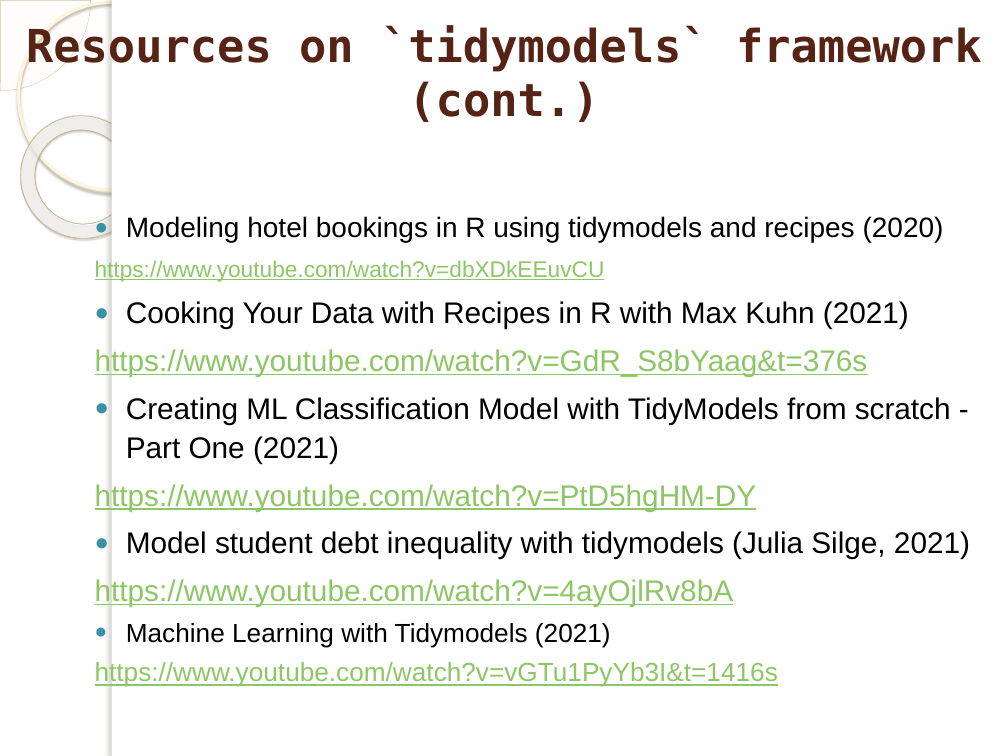
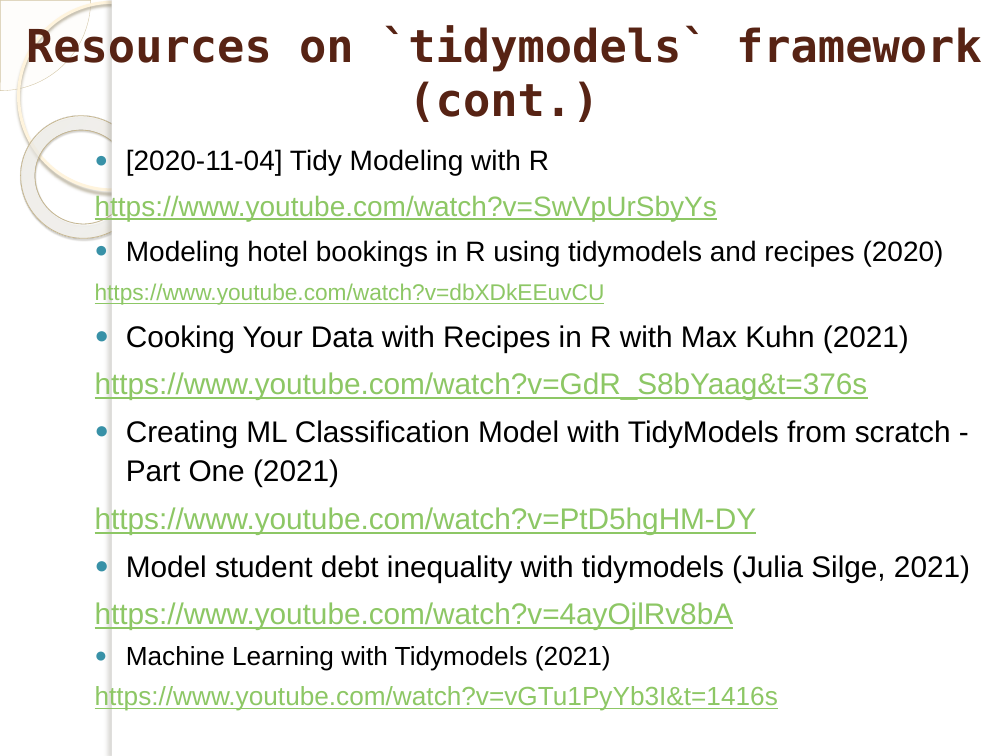
Before and after one commit to marinfotache/Data-Processing-Analysis-Science-with-R, a slide deck: slide 18 of 13 Introduction to Machine Learning and tidymodels ecosystem/13_Introduction to Machine Learning.pptx (slide 19 before the commit). Drawn at 1008x756 pixels with LibreOffice and Linux fonts; fonts in the diff are those of the drawing; background and template pictures are left out. Boxes give left, top, right and bottom in pixels: in the first picture for what was removed or moved away, otherwise in the second. Text is boxed around its words. In the diff, an @@ line names an element or a change of style, - is before the commit and + after.

```diff
--- a/13 Introduction to Machine Learning and tidymodels ecosystem/13_Introduction to Machine Learning.pptx
+++ b/13 Introduction to Machine Learning and tidymodels ecosystem/13_Introduction to Machine Learning.pptx
@@ text "[2020-11-04] Tidy Modeling with R": place and size @@
-text "[2020-11-04] Tidy Modeling with R" at box(95, 216, 970, 687)
+text "[2020-11-04] Tidy Modeling with R" at box(95, 149, 970, 711)
@@ text at box(95, 149, 717, 221): paragraphs added @@
+● [2020-11-04] Tidy Modeling with R
+https://www.youtube.com/watch?v=SwVpUrSbyYs
```
Also in this commit, not shown: 1 other slide changed, 1 slide removed.
